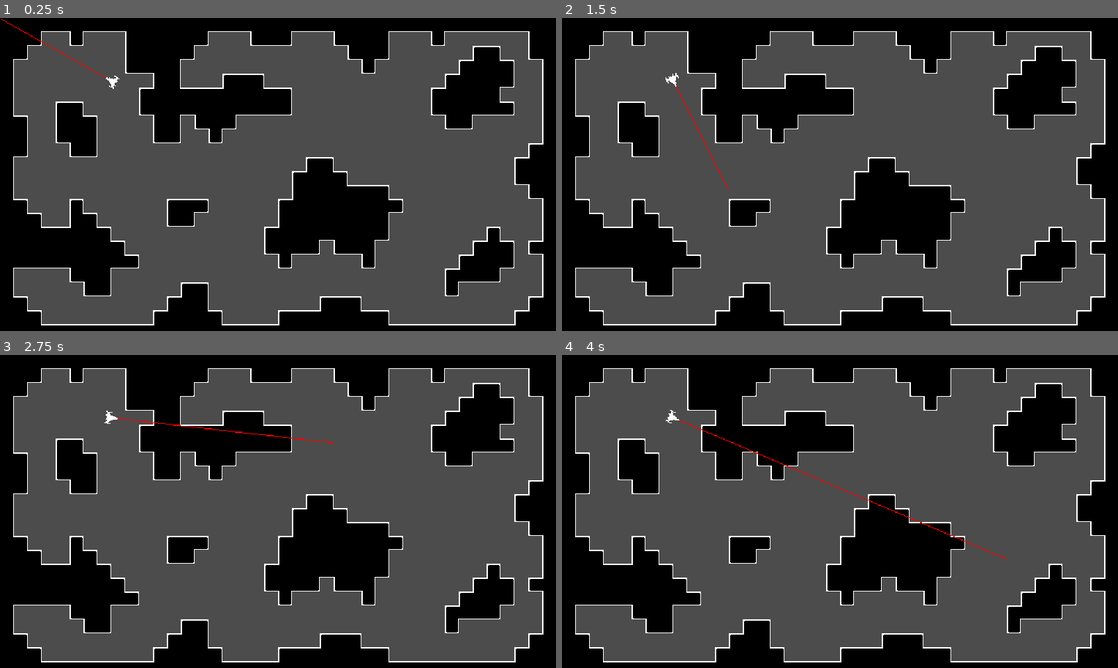
Above: before the commit, frames 1-4 (two rows, left to right).
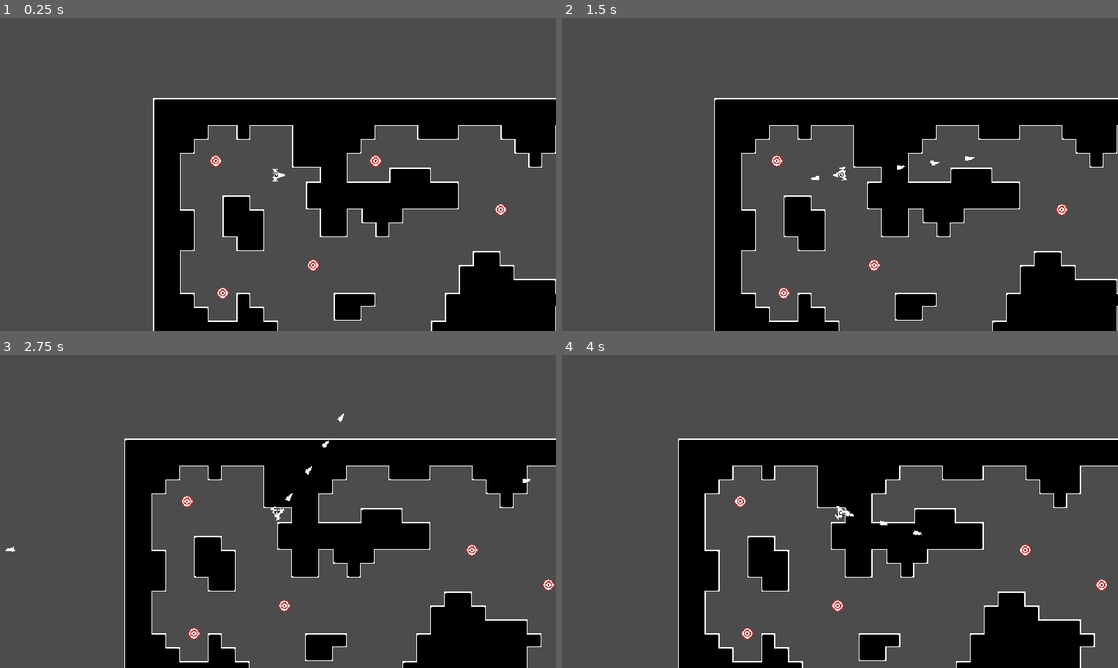
Above: after the commit, the same moments.

Repository: Kristoffer-Martinsen/LudumDare48-DeeperAndDeeper
Game: Godot game, scene res://Game.tscn
The game is run twice, just before and just after one commit, with the same random seed, the same clock (stepped at 60 frames per second) and the same inputs.
Inputs (mouse positions are in pixels of both pictures, inside the frame that each line leads up to):
- Up to frame 1 (0.25 s): no input
- Up to frame 2 (1.5 s): tap Enter at 0.5 s; move the mouse to (962, 158) at 0.52 s; press the mouse at (962, 158) at 0.53 s; hold D (rotate_right, bound only after the commit) 0.53-1.28 s; move the mouse to (728, 190) at 1.27 s; release the mouse at (728, 190) at 1.28 s; hold S (brake, bound only after the commit) from 1.28 s (still down); click (728, 190) at 1.35 s
- Up to frame 3 (2.75 s): move the mouse to (333, 442) at 2.02 s; release S (brake, bound only after the commit) at 2.03 s; press the mouse at (333, 442) at 2.03 s; hold D (rotate_right, bound only after the commit) from 2.03 s (still down)
- Up to frame 4 (4 s): move the mouse to (812, 574) at 2.77 s; release D (rotate_right, bound only after the commit) at 2.78 s; release the mouse at (812, 574) at 2.78 s; hold W (thrust, bound only after the commit) 2.78-3.53 s; click (812, 574) at 2.85 s; move the mouse to (1006, 558) at 3.52 s; press the mouse at (1006, 558) at 3.53 s; hold A (rotate_left, bound only after the commit) from 3.53 s (still down)

The runs differ from the first frame. In frame 1, 44% of the frame differs, in the area x 0-100%, y 0-100%; in frame 2, 44%; in frame 3, 46%; in frame 4, 47%.

Commit message:
Shooting added

Diff:
--- /dev/null
+++ b/Actors/Enemies/Target/Target.gd
@@ -0,0 +1,7 @@
+extends Area2D
+
+
+
+func _on_Hurtbox_area_entered(area):
+	area.get_owner().queue_free()
+	queue_free()
--- /dev/null
+++ b/Actors/Enemies/Target/Target.tscn
@@ -0,0 +1,26 @@
+[gd_scene load_steps=5 format=2]
+
+[ext_resource path="res://Assets/Actors/Enemies/Target.png" type="Texture" id=1]
+[ext_resource path="res://Actors/Hurtbox.tscn" type="PackedScene" id=2]
+[ext_resource path="res://Actors/Enemies/Target/Target.gd" type="Script" id=3]
+
+[sub_resource type="CircleShape2D" id=1]
+radius = 8.0
+
+[node name="Target" type="Area2D"]
+collision_layer = 0
+collision_mask = 0
+script = ExtResource( 3 )
+
+[node name="Sprite" type="Sprite" parent="."]
+texture = ExtResource( 1 )
+
+[node name="Hurtbox" parent="." instance=ExtResource( 2 )]
+collision_layer = 8
+
+[node name="CollisionShape2D" parent="Hurtbox" index="0"]
+shape = SubResource( 1 )
+
+[connection signal="area_entered" from="Hurtbox" to="." method="_on_Hurtbox_area_entered"]
+
+[editable path="Hurtbox"]
--- /dev/null
+++ b/Actors/Hitbox.tscn
@@ -0,0 +1,7 @@
+[gd_scene format=2]
+
+[node name="Hitbox" type="Area2D"]
+collision_layer = 0
+collision_mask = 0
+
+[node name="CollisionShape2D" type="CollisionShape2D" parent="."]
--- /dev/null
+++ b/Actors/Hurtbox.tscn
@@ -0,0 +1,7 @@
+[gd_scene format=2]
+
+[node name="Hurtbox" type="Area2D"]
+collision_layer = 0
+collision_mask = 0
+
+[node name="CollisionShape2D" type="CollisionShape2D" parent="."]
--- /dev/null
+++ b/Actors/Player/Scripts/PlayerBullet.gd
@@ -0,0 +1,12 @@
+extends KinematicBody2D
+
+var speed: float = 200
+var velocity: Vector2 = Vector2.ZERO
+
+func _physics_process(delta):
+	velocity = Vector2(speed, 0).rotated(rotation)
+	move_and_slide(velocity)
+
+
+func _on_DestroyTimer_timeout():
+	queue_free()
--- a/Actors/Player/Scripts/Ship.gd
+++ b/Actors/Player/Scripts/Ship.gd
@@ -1,17 +1,63 @@
+class_name Ship
 extends KinematicBody2D
 
-export(float) var acceleration
-export(float) var max_speed
-export(float) var friction
+export (float) var acceleration = 8
+export (float) var max_speed = 16
+export (float) var friction = 1
+var rotation_speed: float = 4
+var velocity: Vector2 = Vector2.ZERO
 
-func _ready():
-	print("position " + str(position))
-	print("global pos " + str(global_position))
+onready var turret := $Turret
 
-func _process(delta):
-	look_at(get_global_mouse_position())
-	update()
-	pass
+export var bullet_scene: PackedScene
+var can_shoot: bool = true
+onready var shoot_cooldown: Timer = $Timers/ShootCooldown
+export (float) var fire_rate = 0.2
 
-func _draw():
-	draw_line(Vector2(0,0), get_local_mouse_position(), Color(255, 0, 0), 1)
+func _physics_process(delta):
+	rotate_turret()
+	controls(delta)
+	velocity = move_and_slide(velocity)
+
+func controls(delta):
+	var rot_dir = 0
+
+	if Input.is_action_pressed("rotate_right"):
+		rot_dir += 1
+	if Input.is_action_pressed("rotate_left"):
+		rot_dir -= 1
+
+	rotation += rotation_speed * rot_dir * delta
+
+	if Input.is_action_pressed("shoot") and can_shoot:
+		shoot()
+
+
+	# TODO: Improve movement. Specifically making moving opposite to the current
+	# TODO: velocity more influential
+	if Input.is_action_pressed("thrust"):
+		velocity += Vector2(acceleration, 0).rotated(rotation)
+	if Input.is_action_pressed("brake"):
+		velocity += Vector2(-acceleration, 0).rotated(rotation)
+
+	if !Input.is_action_pressed("thrust") and !Input.is_action_pressed("brake"):
+		velocity = velocity.move_toward(Vector2.ZERO, friction)
+
+
+func rotate_turret():
+	turret.look_at(get_global_mouse_position())
+	if turret.rotation_degrees < -360:
+		turret.rotation_degrees = 0
+	if turret.rotation_degrees > 360:
+		turret.rotation_degrees = 0
+
+func shoot():
+	var bullet = bullet_scene.instance()
+	get_tree().get_root().add_child(bullet)
+	bullet.position = position
+	bullet.look_at(get_global_mouse_position())
+	can_shoot = false
+	shoot_cooldown.start(fire_rate)
+
+func _on_ShootCooldown_timeout():
+	can_shoot = true
--- /dev/null
+++ b/Actors/Player/Ship/PlayerBullet.tscn
@@ -0,0 +1,35 @@
+[gd_scene load_steps=5 format=2]
+
+[ext_resource path="res://Assets/Ship/Bullet.png" type="Texture" id=1]
+[ext_resource path="res://Actors/Hitbox.tscn" type="PackedScene" id=2]
+[ext_resource path="res://Actors/Player/Scripts/PlayerBullet.gd" type="Script" id=3]
+
+[sub_resource type="CapsuleShape2D" id=1]
+radius = 2.78292
+height = 7.56394
+
+[node name="PlayerBullet" type="KinematicBody2D"]
+collision_layer = 0
+collision_mask = 0
+script = ExtResource( 3 )
+
+[node name="Sprite" type="Sprite" parent="."]
+position = Vector2( 7.97908, 0.496624 )
+texture = ExtResource( 1 )
+
+[node name="Hitbox" parent="." instance=ExtResource( 2 )]
+collision_mask = 8
+
+[node name="CollisionShape2D" parent="Hitbox" index="0"]
+position = Vector2( 4, 0 )
+rotation = 1.5708
+shape = SubResource( 1 )
+
+[node name="DestroyTimer" type="Timer" parent="."]
+wait_time = 10.0
+one_shot = true
+autostart = true
+
+[connection signal="timeout" from="DestroyTimer" to="." method="_on_DestroyTimer_timeout"]
+
+[editable path="Hitbox"]
--- a/Actors/Player/Ship/Ship.tscn
+++ b/Actors/Player/Ship/Ship.tscn
@@ -1,14 +1,20 @@
-[gd_scene load_steps=4 format=2]
+[gd_scene load_steps=6 format=2]
 
 [ext_resource path="res://Assets/Ship/Ship.png" type="Texture" id=1]
 [ext_resource path="res://Actors/Player/Scripts/Ship.gd" type="Script" id=2]
+[ext_resource path="res://Actors/Player/Ship/Turret.tscn" type="PackedScene" id=3]
+[ext_resource path="res://Actors/Player/Ship/PlayerBullet.tscn" type="PackedScene" id=4]
 
 [sub_resource type="CapsuleShape2D" id=1]
 radius = 4.16213
 height = 1.12373
 
 [node name="Ship" type="KinematicBody2D"]
+collision_layer = 2
 script = ExtResource( 2 )
+acceleration = 1.0
+max_speed = 10.0
+bullet_scene = ExtResource( 4 )
 
 [node name="Sprite" type="Sprite" parent="."]
 texture = ExtResource( 1 )
@@ -17,3 +23,17 @@
 position = Vector2( -1, 0 )
 rotation = 1.5708
 shape = SubResource( 1 )
+
+[node name="Turret" parent="." instance=ExtResource( 3 )]
+position = Vector2( -2, 0 )
+collision_layer = 0
+collision_mask = 0
+
+[node name="Camera2D" type="Camera2D" parent="."]
+current = true
+
+[node name="Timers" type="Node" parent="."]
+
+[node name="ShootCooldown" type="Timer" parent="Timers"]
+
+[connection signal="timeout" from="Timers/ShootCooldown" to="." method="_on_ShootCooldown_timeout"]
--- /dev/null
+++ b/Actors/Player/Ship/Turret.tscn
@@ -0,0 +1,9 @@
+[gd_scene load_steps=2 format=2]
+
+[ext_resource path="res://Assets/Ship/Turret.png" type="Texture" id=1]
+
+[node name="Turret" type="KinematicBody2D"]
+
+[node name="Sprite" type="Sprite" parent="."]
+position = Vector2( 5.86757, 0.569593 )
+texture = ExtResource( 1 )
--- a/Game.tscn
+++ b/Game.tscn
@@ -1,7 +1,8 @@
-[gd_scene load_steps=51 format=2]
+[gd_scene load_steps=52 format=2]
 
 [ext_resource path="res://Assets/Tileset/PlaceholderTileset.png" type="Texture" id=1]
 [ext_resource path="res://Actors/Player/Ship/Ship.tscn" type="PackedScene" id=2]
+[ext_resource path="res://Actors/Enemies/Target/Target.tscn" type="PackedScene" id=3]
 
 [sub_resource type="ConvexPolygonShape2D" id=2]
 points = PoolVector2Array( 0, 0, 16, 0, 16, 16, 0, 16 )
@@ -457,8 +458,44 @@
 [node name="TileMap" type="TileMap" parent="."]
 tile_set = SubResource( 1 )
 cell_size = Vector2( 16, 16 )
+collision_mask = 0
 format = 1
 tile_data = PoolIntArray( -1, 0, 0, -65536, 0, 1, -65535, 0, 1, -65534, 0, 1, -65533, 0, 1, -65532, 0, 1, -65531, 0, 1, …(8416 unchanged characters)…
 
 [node name="Ship" parent="." instance=ExtResource( 2 )]
 position = Vector2( 128, 72 )
+
+[node name="Enemies" type="Node" parent="."]
+
+[node name="Target" parent="Enemies" instance=ExtResource( 3 )]
+position = Vector2( 56, 56 )
+
+[node name="Target2" parent="Enemies" instance=ExtResource( 3 )]
+position = Vector2( 240, 56 )
+
+[node name="Target3" parent="Enemies" instance=ExtResource( 3 )]
+position = Vector2( 472, 32 )
+
+[node name="Target4" parent="Enemies" instance=ExtResource( 3 )]
+position = Vector2( 576, 144 )
+
+[node name="Target5" parent="Enemies" instance=ExtResource( 3 )]
+position = Vector2( 472, 152 )
+
+[node name="Target6" parent="Enemies" instance=ExtResource( 3 )]
+position = Vector2( 560, 328 )
+
+[node name="Target7" parent="Enemies" instance=ExtResource( 3 )]
+position = Vector2( 360, 296 )
+
+[node name="Target8" parent="Enemies" instance=ExtResource( 3 )]
+position = Vector2( 48, 312 )
+
+[node name="Target9" parent="Enemies" instance=ExtResource( 3 )]
+position = Vector2( 64, 208 )
+
+[node name="Target10" parent="Enemies" instance=ExtResource( 3 )]
+position = Vector2( 168, 176 )
+
+[node name="Target11" parent="Enemies" instance=ExtResource( 3 )]
+position = Vector2( 384, 112 )
--- a/project.godot
+++ b/project.godot
@@ -7,6 +7,16 @@
 ;   param=value ; assign values to parameters
 
 config_version=4
+
+_global_script_classes=[ {
+"base": "KinematicBody2D",
+"class": "Ship",
+"language": "GDScript",
+"path": "res://Actors/Player/Scripts/Ship.gd"
+} ]
+_global_script_class_icons={
+"Ship": ""
+}
 
 [application]
 
@@ -46,6 +56,41 @@
 "svg/scale": 1.0
 }
 
+[input]
+
+thrust={
+"deadzone": 0.5,
+"events": [ Object(InputEventKey,"resource_local_to_scene":false,"resource_name":"","device":0,"alt":false,"shift":false,"control":false,"meta":false,"command":false,"pressed":false,"scancode":87,"unicode":0,"echo":false,"script":null)
+ ]
+}
+rotate_left={
+"deadzone": 0.5,
+"events": [ Object(InputEventKey,"resource_local_to_scene":false,"resource_name":"","device":0,"alt":false,"shift":false,"control":false,"meta":false,"command":false,"pressed":false,"scancode":65,"unicode":0,"echo":false,"script":null)
+ ]
+}
+rotate_right={
+"deadzone": 0.5,
+"events": [ Object(InputEventKey,"resource_local_to_scene":false,"resource_name":"","device":0,"alt":false,"shift":false,"control":false,"meta":false,"command":false,"pressed":false,"scancode":68,"unicode":0,"echo":false,"script":null)
+ ]
+}
+brake={
+"deadzone": 0.5,
+"events": [ Object(InputEventKey,"resource_local_to_scene":false,"resource_name":"","device":0,"alt":false,"shift":false,"control":false,"meta":false,"command":false,"pressed":false,"scancode":83,"unicode":0,"echo":false,"script":null)
+ ]
+}
+shoot={
+"deadzone": 0.5,
+"events": [ Object(InputEventMouseButton,"resource_local_to_scene":false,"resource_name":"","device":0,"alt":false,"shift":false,"control":false,"meta":false,"command":false,"button_mask":0,"position":Vector2( 0, 0 ),"global_position":Vector2( 0, 0 ),"factor":1.0,"button_index":1,"pressed":false,"doubleclick":false,"script":null)
+ ]
+}
+
+[layer_names]
+
+2d_physics/layer_1="World"
+2d_physics/layer_2="Player"
+2d_physics/layer_3="PlayerHurtbox"
+2d_physics/layer_4="EnemyHurtbox"
+
 [physics]
 
 common/enable_pause_aware_picking=true
Binary file added: Assets/Actors/Enemies/Target.aseprite
Binary file added: Assets/Actors/Enemies/Target.png
Not shown, added: Assets/Actors/Enemies/Target.png.import
Binary file added: Assets/Ship/Bullet.aseprite
Binary file added: Assets/Ship/Bullet.png
Not shown, added: Assets/Ship/Bullet.png.import
Binary file changed: Assets/Ship/Ship.aseprite
Binary file changed: Assets/Ship/Ship.png
Binary file added: Assets/Ship/Turret.aseprite
Binary file added: Assets/Ship/Turret.png
Not shown, added: Assets/Ship/Turret.png.import
